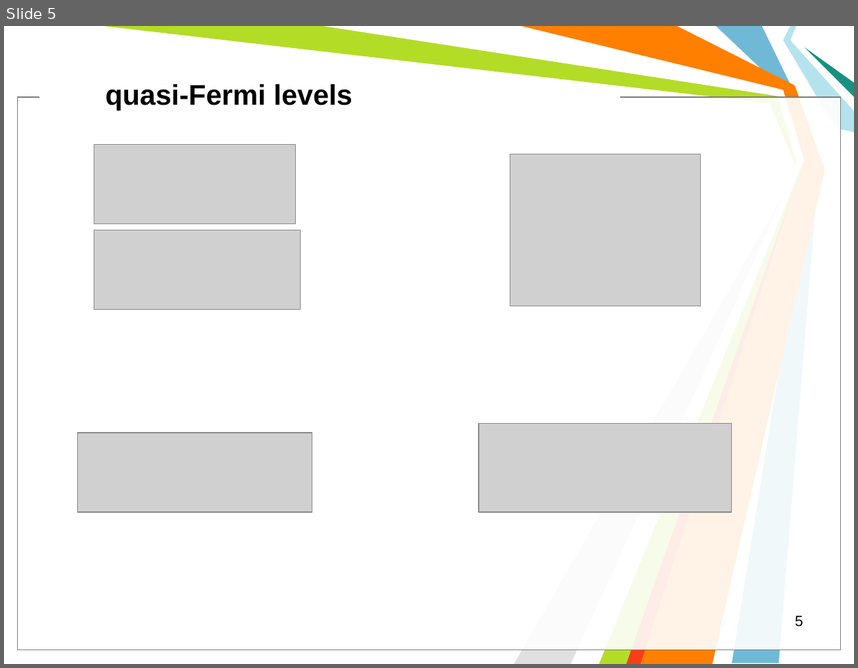
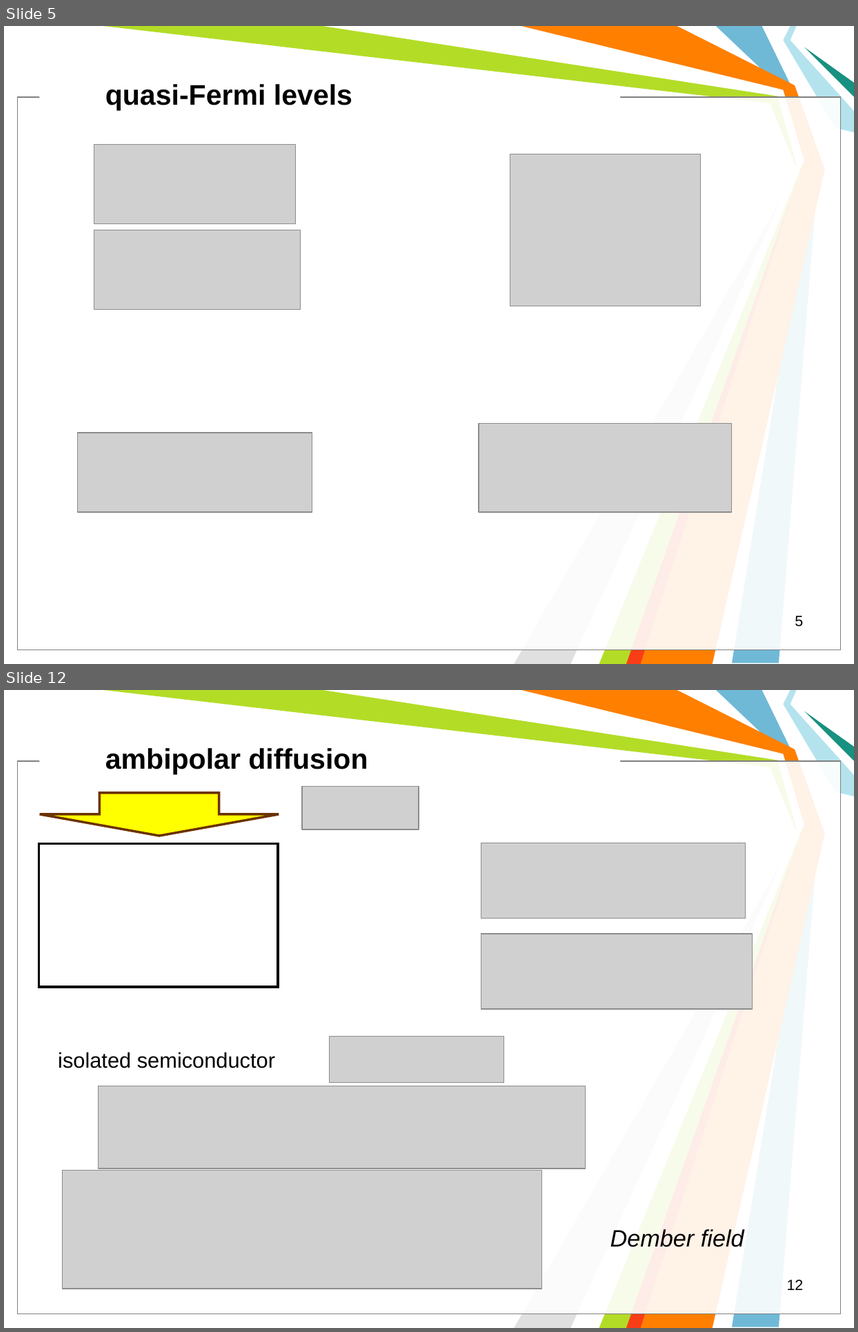
Before and after one commit to l432/NMK, a slide deck: Lecture/Photovoltaics/Photovoltaics2.ppt. Shown one above the other, each under a label of ours: slide 5 before the commit, slides 5 and 12 after it; the slides between them are not shown. The pictures are 858x668 and 858x1332 pixels, drawn with LibreOffice and Linux fonts; fonts in the diff are those of the drawing; grey boxes stand for pictures; background and template pictures are left out. Boxes give left, top, right and bottom in pixels: in the first picture for what was removed or moved away, otherwise in the second. Text is boxed around its words. In the diff, an @@ line names an element or a change of style, - is before the commit and + after.

```diff
--- a/Lecture/Photovoltaics/Photovoltaics2.ppt
+++ b/Lecture/Photovoltaics/Photovoltaics2.ppt
@@ slide 12 added at [4, 690, 854, 1328], background #FFFFFF; not listed: 11 template elements that a slide beside it also shows @@
@@ text added at [105, 748, 368, 775], 24 pt, text #000000, bold @@
+ambipolar diffusion
@@ down arrow added at [40, 793, 279, 836], fill #FFFF00, outline #6C3200 2.01 pt @@
@@ picture added at [302, 786, 419, 829] @@
@@ rectangle added at [39, 844, 278, 987], outline #000000 2.01 pt @@
@@ picture added at [481, 843, 745, 918] @@
@@ picture added at [481, 934, 752, 1009] @@
@@ picture added at [330, 1036, 504, 1082] @@
@@ text added at [58, 1052, 275, 1068], 18 pt, text #000000 @@
+isolated semiconductor
@@ picture added at [99, 1086, 586, 1169] @@
@@ picture added at [62, 1170, 542, 1288] @@
@@ text added at [611, 1229, 744, 1247], 20 pt, text #000000, italic @@
+Dember field
@@ page number added at [787, 1279, 804, 1290], 12.5 pt, text #000000 @@
+12
```
Also in this commit, not shown: 1 slide changed, 13 other slides added, 3 slides removed.
